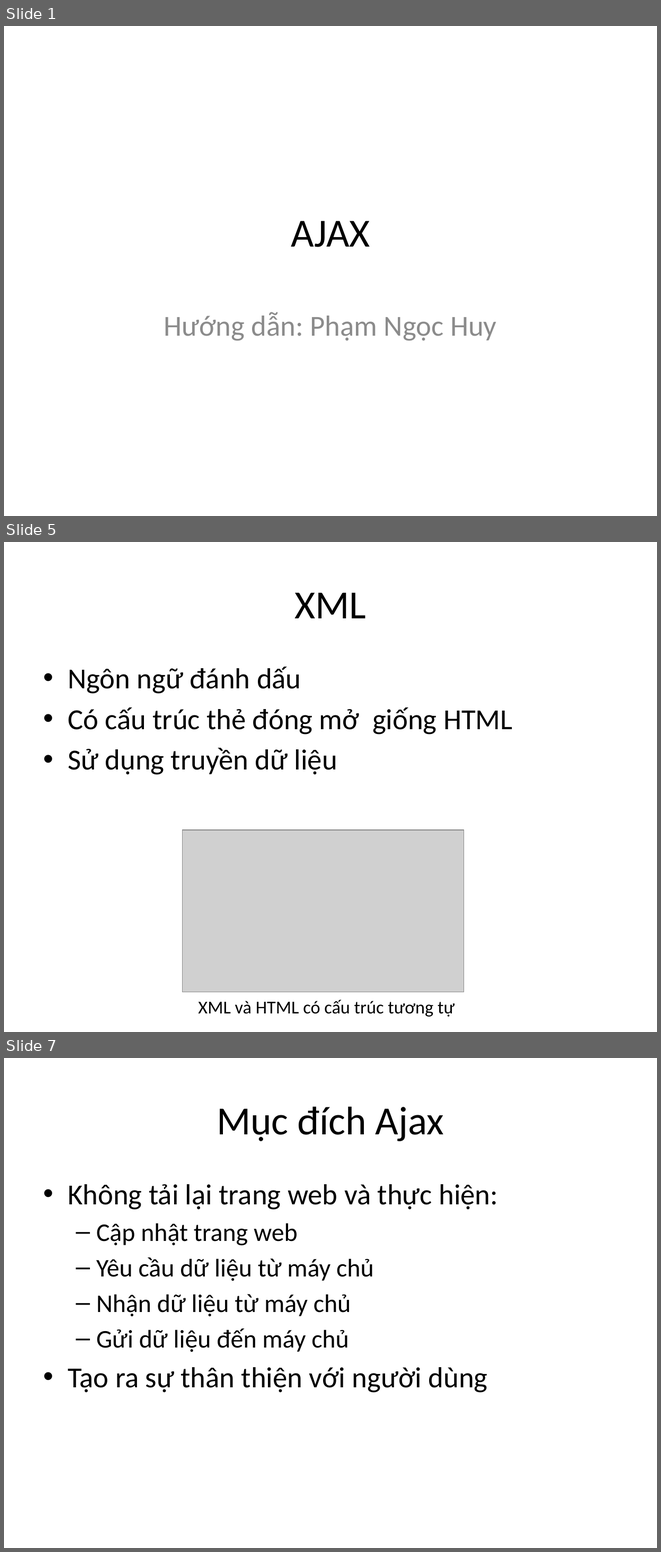
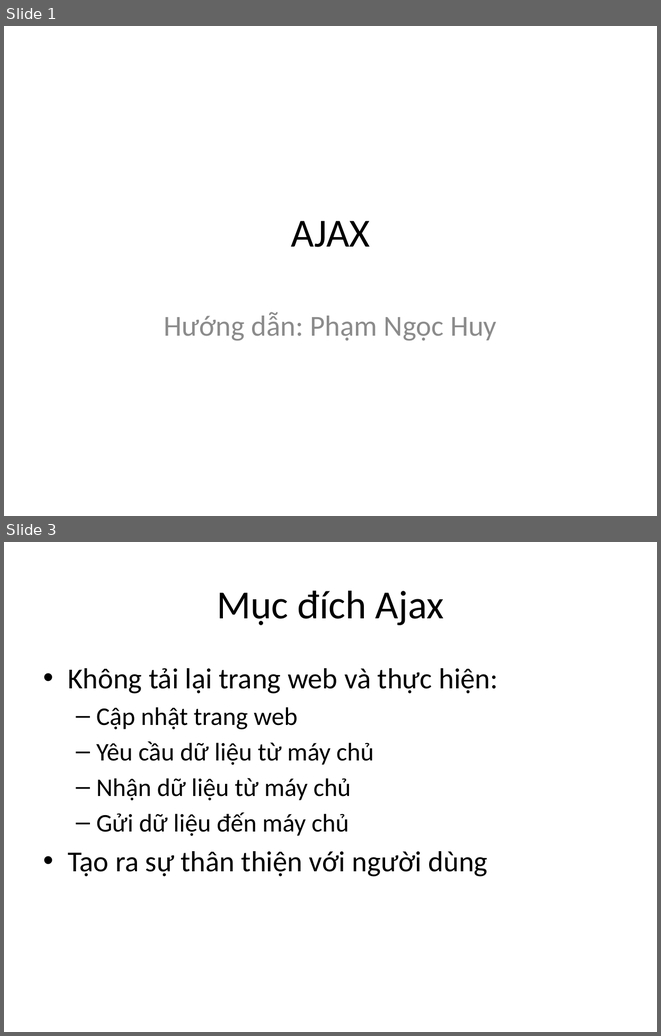
Before and after one commit to youngdeveloperVN/Laravel, a slide deck: youngdeveloper/backup/t3p tmp/3.JavaScript-jQuery-Ajax/ajax.pptx. Shown one above the other, each under a label of ours: slides 1, 5 and 7 before the commit, slides 1 and 3 after it; the slides between them are not shown. The pictures are 661x1552 and 661x1036 pixels, drawn with LibreOffice and Linux fonts; fonts in the diff are those of the drawing; grey boxes stand for pictures. Boxes give left, top, right and bottom in pixels: in the first picture for what was removed or moved away, otherwise in the second. Text is boxed around its words. In the diff, an @@ line names an element or a change of style, - is before the commit and + after.

```diff
--- a/youngdeveloper/backup/t3p tmp/3.JavaScript-jQuery-Ajax/ajax.pptx
+++ b/youngdeveloper/backup/t3p tmp/3.JavaScript-jQuery-Ajax/ajax.pptx
@@ slide 5 removed at box(4, 542, 657, 1032), background #FFFFFF @@
@@ title removed at box(294, 592, 366, 618) @@
-XML
@@ text removed at box(68, 667, 513, 775) @@
-• Ngôn ngữ đánh dấu
-• Có cấu trúc thẻ đóng mở giống HTML
-• Sử dụng truyền dữ liệu
@@ picture removed at box(182, 830, 464, 992) @@
@@ text removed at box(198, 999, 454, 1016) @@
-XML và HTML có cấu trúc tương tự
@@ what was slide 7 is now slide 3 @@
```
Also in this commit, not shown: 1 slide changed, 1 slide added, 4 other slides removed.
